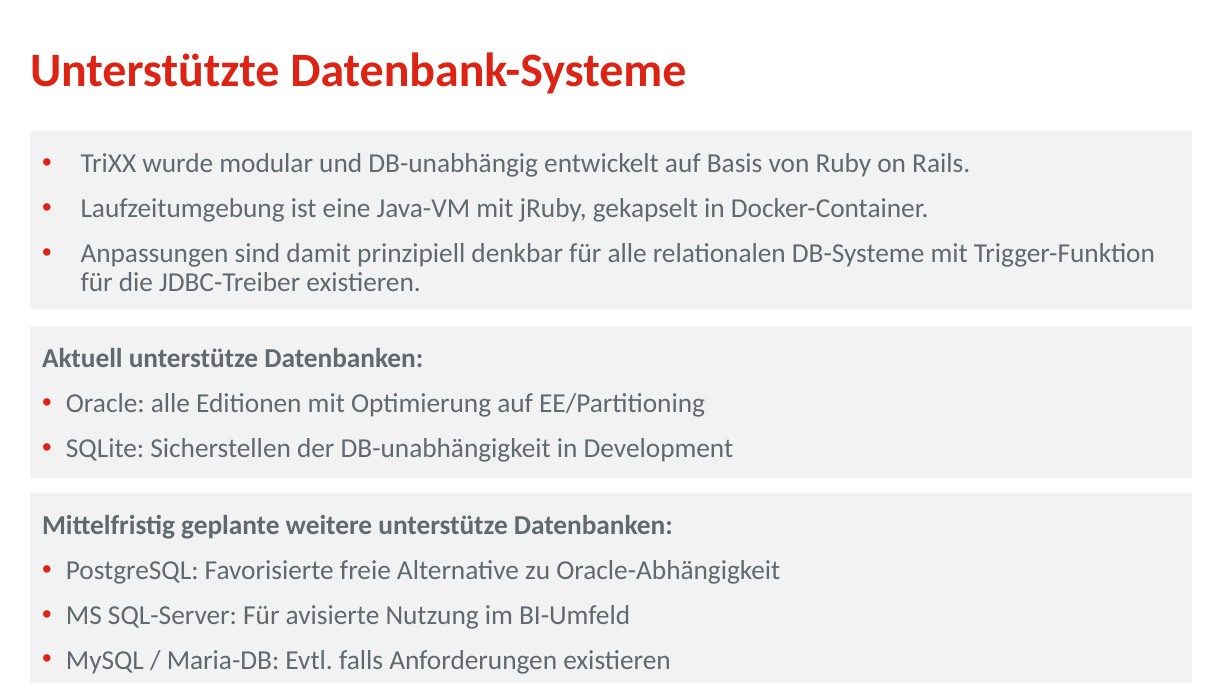
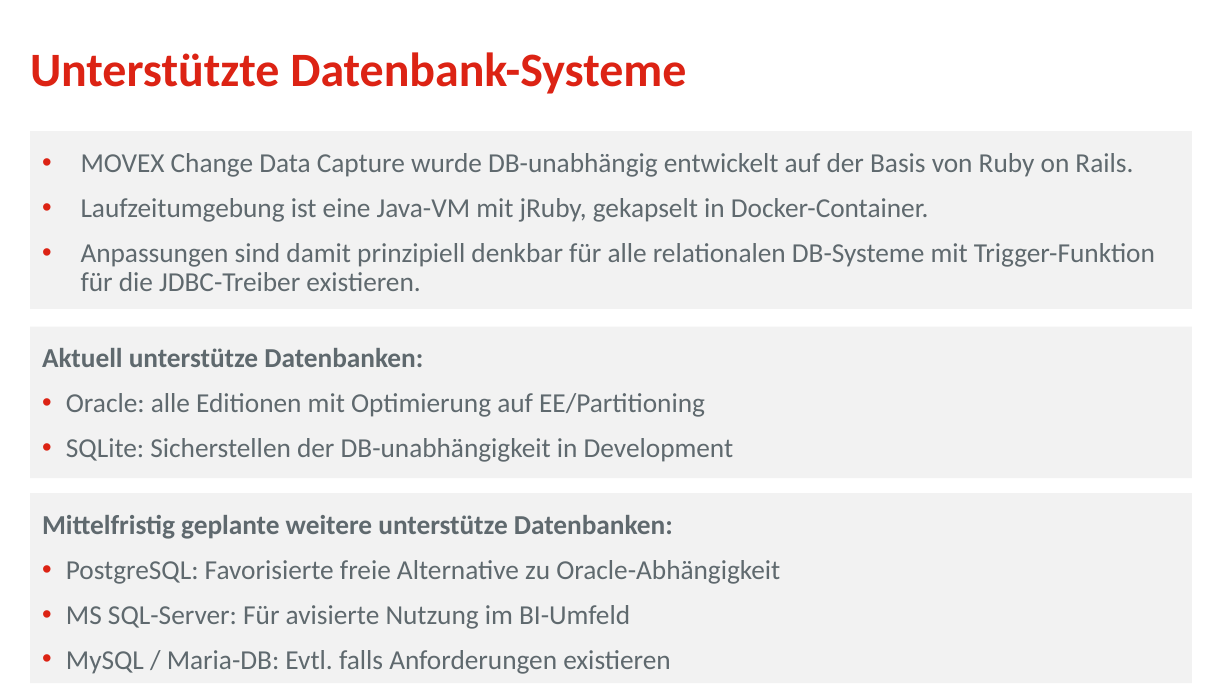
Before and after one commit to osp-ottogroup/movex-cdc, a slide deck: slide 11 of doc/2021-12_TriXX_IT-Tage.pptx. Drawn at 1232x693 pixels with LibreOffice and Linux fonts; fonts in the diff are those of the drawing; background and template pictures are left out. Boxes give left, top, right and bottom in pixels: in the first picture for what was removed or moved away, otherwise in the second. Text is boxed around its words. In the diff, an @@ line names an element or a change of style, - is before the commit and + after.

```diff
--- a/doc/2021-12_TriXX_IT-Tage.pptx
+++ b/doc/2021-12_TriXX_IT-Tage.pptx
@@ text in rectangle at (81,153,1133,177): text changed @@
-• TriXX wurde modular und DB-unabhängig entwickelt auf Basis von Ruby on Rails.
+• MOVEX Change Data Capture wurde DB-unabhängig entwickelt auf der Basis von Ruby on Rails.
```
Also in this commit, not shown: 11 other slides changed, 4 other files.
